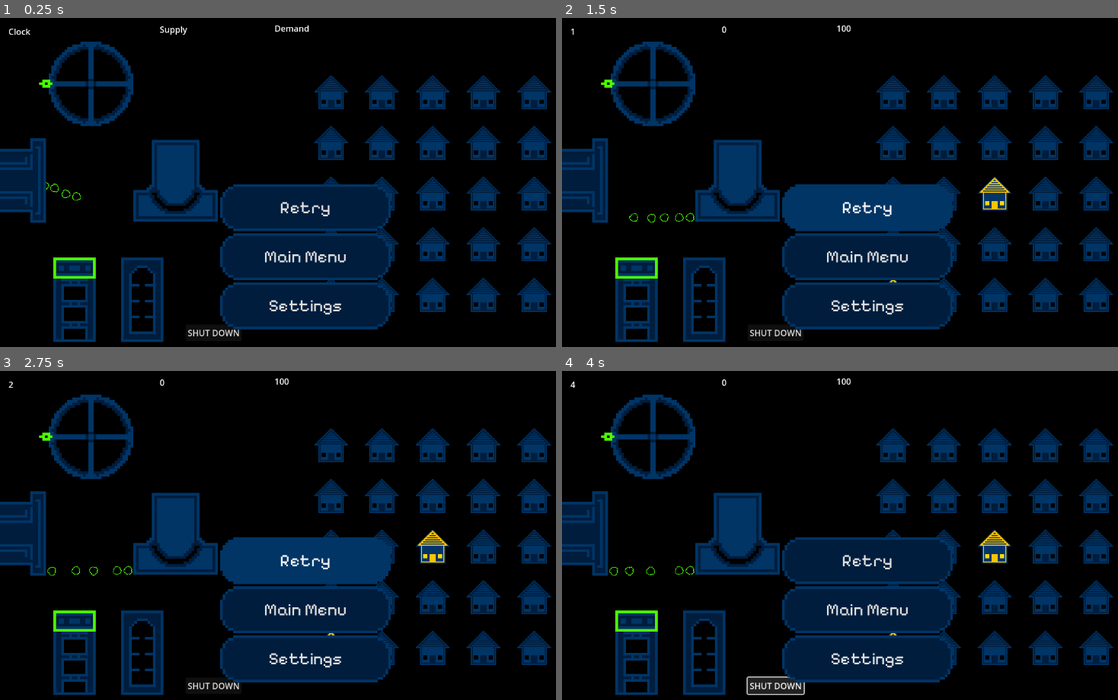
Above: before the commit, frames 1-4 (two rows, left to right).
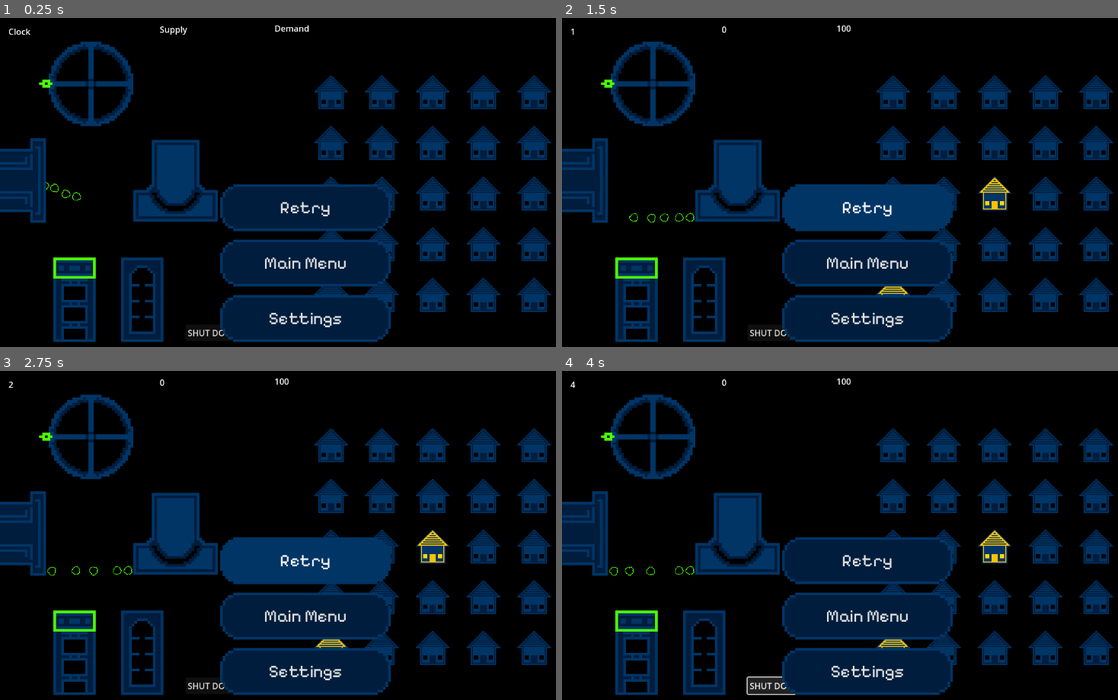
Above: after the commit, the same moments.

Repository: CWmain/BigModeGameJam2025
Game: Godot game, scene res://Levels/main_scene.tscn
The game is run twice, just before and just after one commit, with the same random seed, the same clock (stepped at 60 frames per second) and the same inputs.
Inputs:
- Up to frame 1 (0.25 s): no input
- Up to frame 2 (1.5 s): click "Retry" at 0.5 s; click "Retry" at 1.25 s
- Up to frame 3 (2.75 s): click "Retry" at 2 s
- Up to frame 4 (4 s): click "SHUT DOWN" at 2.75 s; click "SHUT DOWN" at 3.5 s

The runs differ from the first frame. In frame 1, 4.6% of the frame differs, in the area x 39-71%, y 65-99%; in frame 2, 4.7%; in frame 3, 4.7%; in frame 4, 4.7%.

Commit message:
Modified menu spacing

Diff:
--- a/UI/GameOver/game_over_screen.tscn
+++ b/UI/GameOver/game_over_screen.tscn
@@ -19,6 +19,7 @@
 offset_right = 738.0
 offset_bottom = 578.0
 theme = ExtResource("1_gk2el")
+theme_override_constants/separation = 16
 
 [node name="Retry" type="Button" parent="MenuItems"]
 layout_mode = 2
